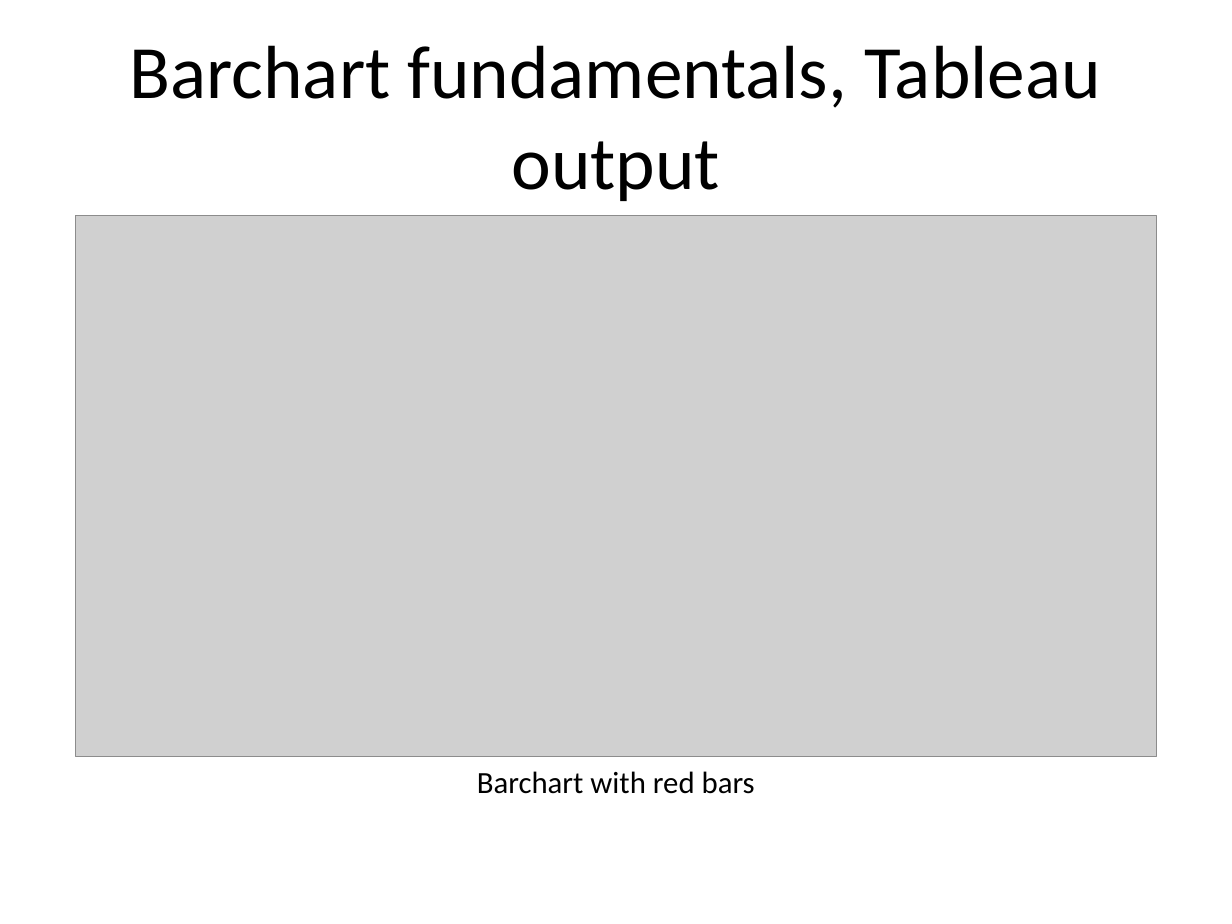
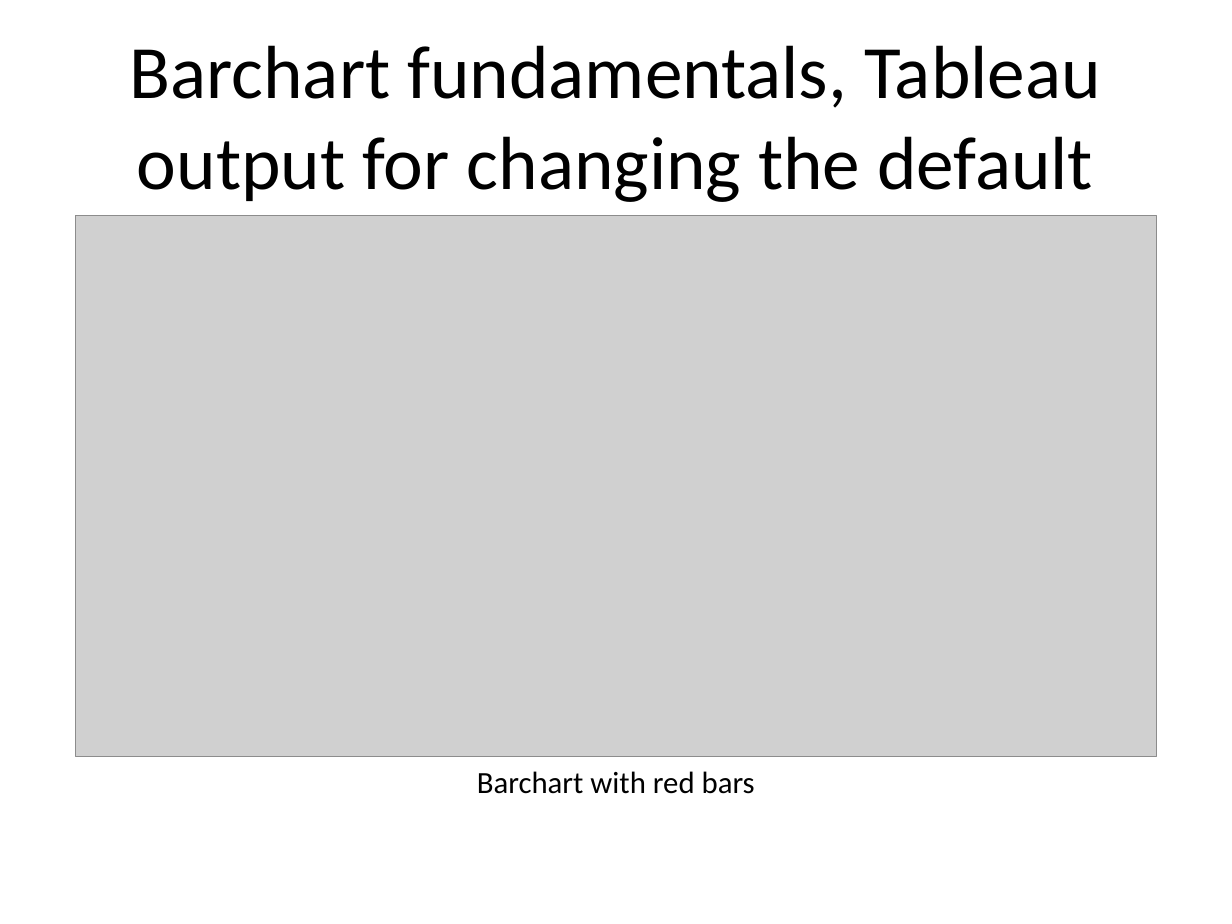
Before and after one commit to pmean/data-visualization, a slide deck: slide 17 of data-viz-02/component/fundamentals.pptx (slide 11 before the commit). Drawn at 1232x924 pixels with LibreOffice and Linux fonts; fonts in the diff are those of the drawing; grey boxes stand for pictures. Boxes give left, top, right and bottom in pixels: in the first picture for what was removed or moved away, otherwise in the second. Text is boxed around its words. In the diff, an @@ line names an element or a change of style, - is before the commit and + after.

```diff
--- a/data-viz-02/component/fundamentals.pptx
+++ b/data-viz-02/component/fundamentals.pptx
@@ title at [130, 45, 1101, 202]: text changed @@
-Barchart fundamentals, Tableau output
+Barchart fundamentals, Tableau output for changing the default
```
Also in this commit, not shown: 16 other slides changed, 8 slides added, 4 slides removed, 19 other files.
